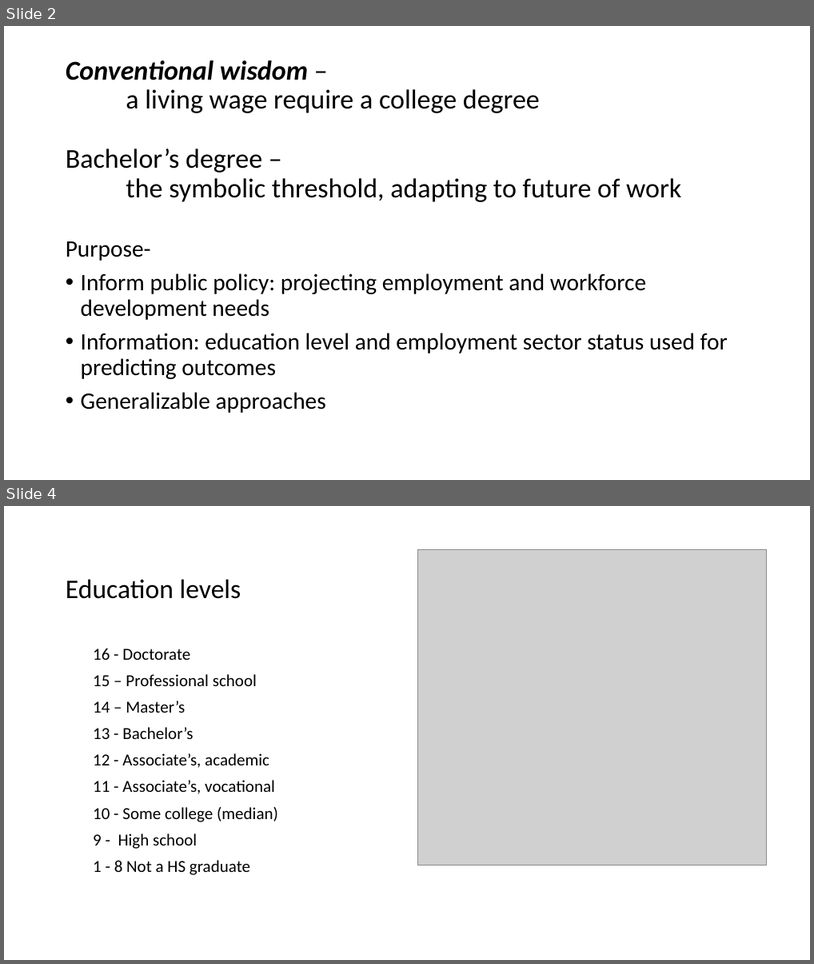
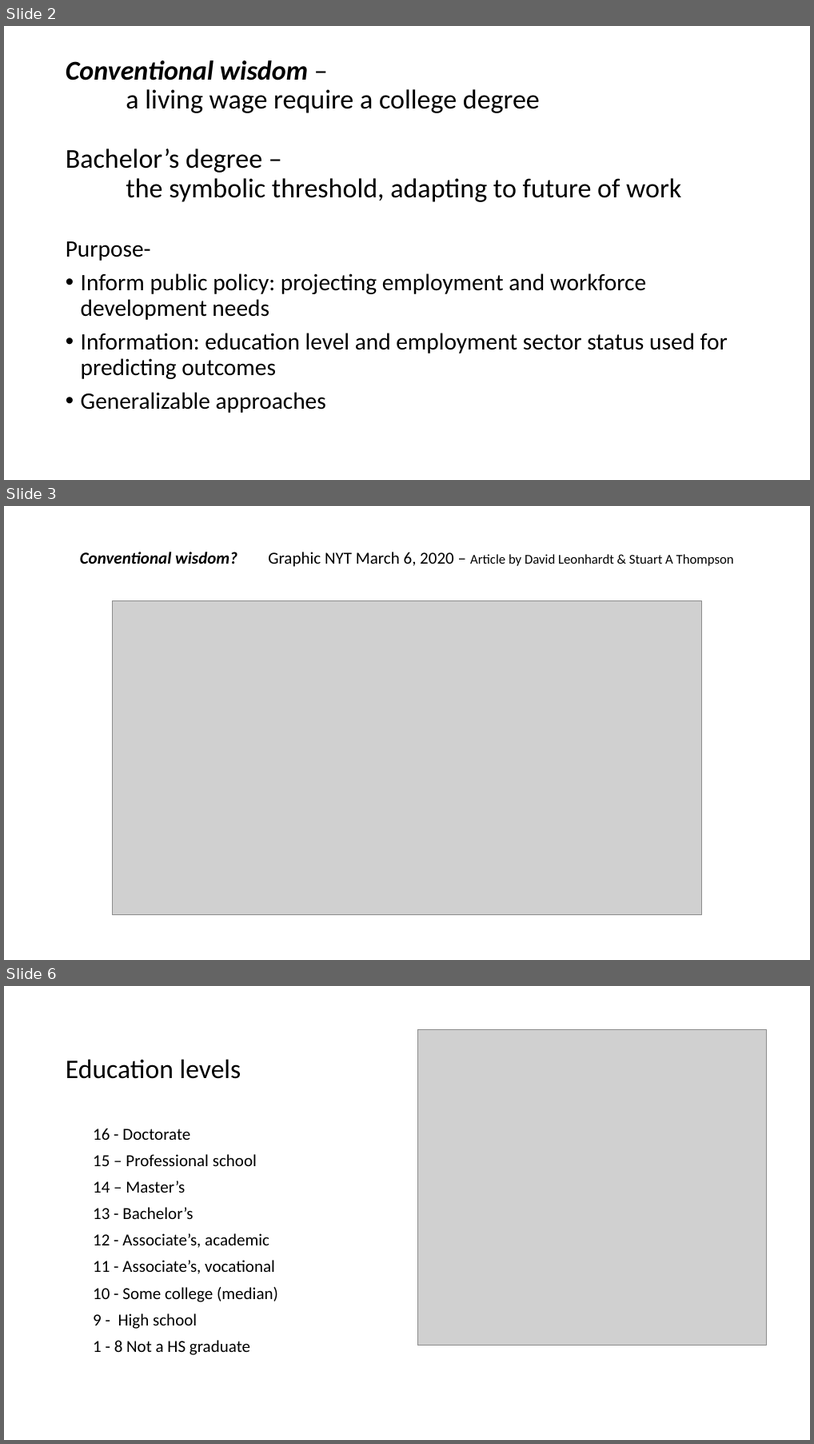
Before and after one commit to RoseDay/Income_Outcomes, a slide deck: Education and Income Outcomes.pptx. Shown one above the other, each under a label of ours: slides 2 and 4 before the commit, slides 2, 3 and 6 after it; the slides between them are not shown. The pictures are 814x964 and 814x1444 pixels, drawn with LibreOffice and Linux fonts; fonts in the diff are those of the drawing; grey boxes stand for pictures. Boxes give left, top, right and bottom in pixels: in the first picture for what was removed or moved away, otherwise in the second. Text is boxed around its words. In the diff, an @@ line names an element or a change of style, - is before the commit and + after.

```diff
--- a/Education and Income Outcomes.pptx
+++ b/Education and Income Outcomes.pptx
@@ slide 3 added at (x1=4, y1=506, x2=810, y2=960), background #FFFFFF @@
@@ title added at (x1=80, y1=552, x2=734, y2=567), 20 pt, text #000000 @@
+Conventional wisdom? Graphic NYT March 6, 2020 – Article by David Leonhardt & Stuart A Thompson
@@ picture added at (x1=112, y1=601, x2=702, y2=915) @@
@@ what was slide 4 is now slide 6 @@
```
Also in this commit, not shown: 1 slide changed, 1 other slide added.
